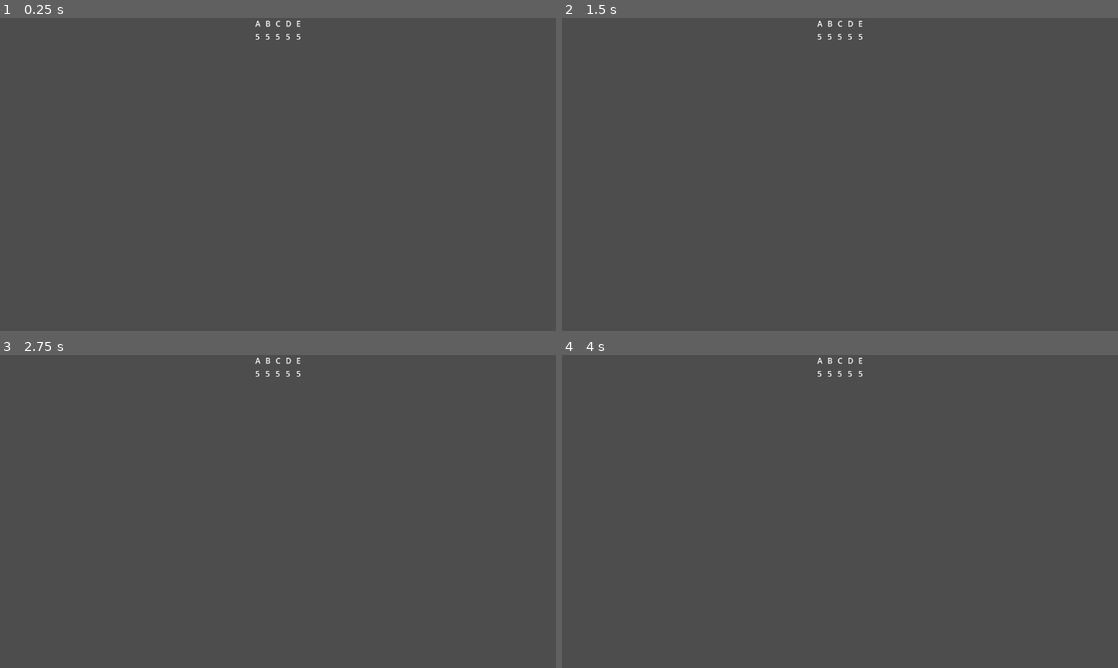
Above: before the commit, frames 1-4 (two rows, left to right).
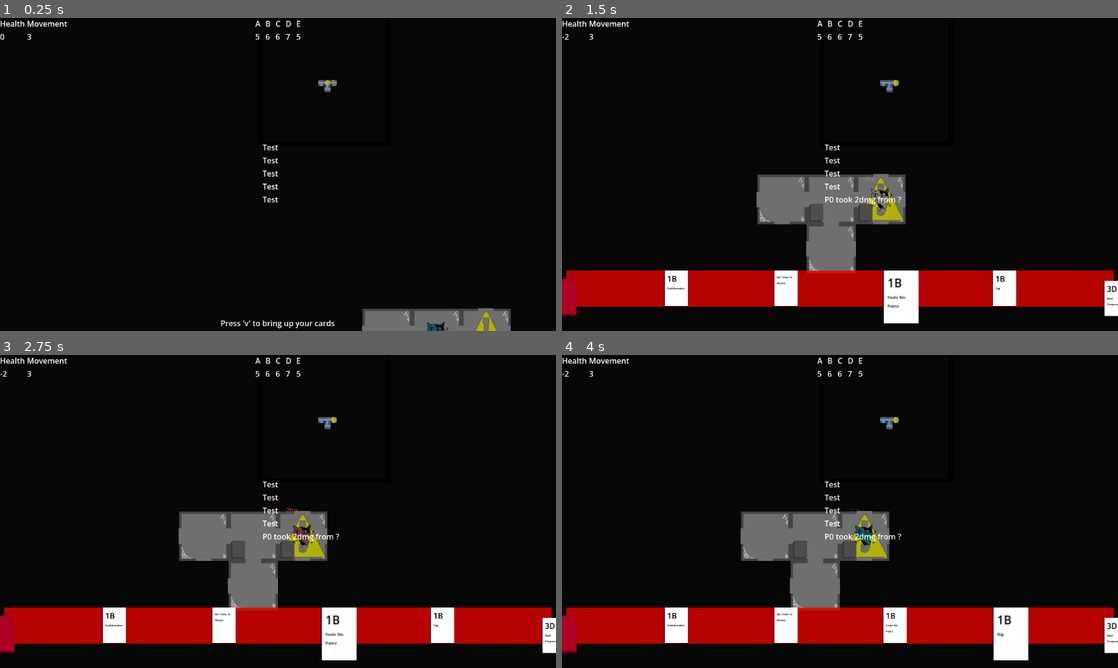
Above: after the commit, the same moments.

Repository: emrysshevek/gameganggame
Game: Godot game, scene res://scenes/GameScene.tscn
Two runs of this game, one before a commit and one after it. Both use one fixed random seed, a clock stepped at 60 frames per second and the inputs below.
Inputs (mouse positions are in pixels of both pictures, inside the frame that each line leads up to):
- Up to frame 1 (0.25 s): no input
- Up to frame 2 (1.5 s): tap V (debug_v) at 0.5, 1.25 s; move the mouse to (962, 158) at 0.52 s; hold D (move_right) 0.53-1.25 s; tap G (discard) at 0.6 s; click (962, 158) at 0.67 s; drag from (728, 190) to (812, 237) at 1.27 s
- Up to frame 3 (2.75 s): move the mouse to (333, 442) at 2.02 s; hold D (move_right) from 2.03 s (still down); tap C (toggle_cursor) at 2.1 s
- Up to frame 4 (4 s): release D (move_right) at 2.75 s; click (562, 636) at 2.75 s, where only the run after the commit has a clickable "Draw"; click (1117, 636) at 3.5 s, where only the run after the commit has a clickable "Discard"

The runs differ from the first frame. In frame 1, 99% of the frame differs, in the area x 0-100%, y 0-100%; in frame 2, 99%; in frame 3, 99%; in frame 4, 99%.
Error before the commit: Parse Error: Preload file "res://entities/character_sprite.tscn" does not exist. (res://scenes/player_screen.gd:18)

Commit message:
Get info item working for one character

Diff:
--- a/character/CharacterTurnInfo.tscn
+++ /dev/null
@@ -1,3 +0,0 @@
-[gd_scene format=3 uid="uid://oimmuh4xymu6"]
-
-[node name="CharacterTurnInfo" type="HBoxContainer" unique_id=869043649]
--- a/character/CharacterTurnInfoItem.tscn
+++ /dev/null
@@ -1,9 +0,0 @@
-[gd_scene format=3 uid="uid://fxxnjq8e4rfd"]
-
-[node name="CharacterTurnInfoItem" type="Control" unique_id=885227835]
-layout_mode = 3
-anchors_preset = 15
-anchor_right = 1.0
-anchor_bottom = 1.0
-grow_horizontal = 2
-grow_vertical = 2
--- a/character/character.gd
+++ b/character/character.gd
@@ -1,7 +1,6 @@
 class_name Character extends Node2D
 
 #region signals
-signal health_changed(which_player, old_value, new_value)
 signal move_request(which_sprite, requested_position)
 signal moved(which_player, old_coord, new_coord)
 signal died(which_player)
@@ -99,7 +98,7 @@
 func take_damage(amount:int):
 	#call this when the player takes damage to adjust their hp and play the 'animation' and popup
 	health_current -= amount
-	health_changed.emit(self, health_current + amount, health_current)
+	Events.character_health_changed.emit(self, health_current)
 	character_sprite.damage_animation()
 	character_sprite.play_pop_up("-" + str(amount) + "hp", Color("b82d1d"))
 	if health_current <= 0:
--- /dev/null
+++ b/character/character_info.gd
@@ -0,0 +1,38 @@
+class_name CharacterInfo
+extends HBoxContainer
+
+
+var _character: Character
+
+var _health_info: CharacterInfoItem
+var _movement_info: CharacterInfoItem
+
+
+func _ready() -> void:
+	_health_info = $HealthInfo
+	_movement_info = $MovementInfo
+
+	if _character:
+		_health_info.set_item_value(str(_character.health_current))
+		_movement_info.set_item_value(str(_character.movement))
+
+	Events.character_health_changed.connect(_on_health_changed)
+	Events.character_movement_value_changed.connect(_on_movement_changed)
+
+
+func set_character(character: Character) -> void:
+	_character = character
+	if _health_info:
+		_health_info.set_item_value(str(_character.health_current))
+	if _movement_info:
+		_movement_info.set_item_value(str(_character.movement))
+
+
+func _on_health_changed(character: Character, new_value: int) -> void:
+	if character == _character:
+		_health_info.set_item_value(str(new_value))
+
+
+func _on_movement_changed(character: Character, _old_value: int, new_value: int) -> void:
+	if character == _character:
+		_movement_info.set_item_value(str(new_value))
--- /dev/null
+++ b/character/character_info.tscn
@@ -0,0 +1,15 @@
+[gd_scene format=3 uid="uid://oimmuh4xymu6"]
+
+[ext_resource type="Script" uid="uid://bn7efd1dkixmm" path="res://character/character_info.gd" id="1_p6pnj"]
+[ext_resource type="PackedScene" uid="uid://fxxnjq8e4rfd" path="res://character/character_info_item.tscn" id="1_pghuw"]
+
+[node name="CharacterInfo" type="HBoxContainer" unique_id=869043649]
+script = ExtResource("1_p6pnj")
+
+[node name="HealthInfo" parent="." unique_id=1525419520 instance=ExtResource("1_pghuw")]
+layout_mode = 2
+item_name = "Health"
+
+[node name="MovementInfo" parent="." unique_id=1846791139 instance=ExtResource("1_pghuw")]
+layout_mode = 2
+item_name = "Movement"
--- /dev/null
+++ b/character/character_info_item.gd
@@ -0,0 +1,24 @@
+class_name CharacterInfoItem
+extends VBoxContainer
+
+
+@export
+var item_name: String
+
+var _item_name_label: Label
+
+var _item_value_label: Label
+
+
+func _ready() -> void:
+	_item_name_label = $ItemNameLabel
+	_item_value_label = $ItemValueLabel
+	set_item_name(item_name)
+
+
+func set_item_name(new_name: String) -> void:
+	_item_name_label.text = new_name
+
+
+func set_item_value(new_value: String) -> void:
+	_item_value_label.text = new_value
--- /dev/null
+++ b/character/character_info_item.tscn
@@ -0,0 +1,17 @@
+[gd_scene format=3 uid="uid://fxxnjq8e4rfd"]
+
+[ext_resource type="Script" uid="uid://blvuktvlfuslh" path="res://character/character_info_item.gd" id="1_73qgo"]
+
+[node name="CharacterInfoItem" type="VBoxContainer" unique_id=1525419520]
+anchors_preset = 15
+anchor_right = 1.0
+anchor_bottom = 1.0
+grow_horizontal = 2
+grow_vertical = 2
+script = ExtResource("1_73qgo")
+
+[node name="ItemNameLabel" type="Label" parent="." unique_id=431971340]
+layout_mode = 2
+
+[node name="ItemValueLabel" type="Label" parent="." unique_id=1510972956]
+layout_mode = 2
--- a/global/Events.gd
+++ b/global/Events.gd
@@ -33,6 +33,8 @@
 signal looted_cards(_character: Character)
 signal forced_discard(_character: Character, effect_source)
 signal character_movement_value_changed(_character: Character, old_value: int, new_value: int)
+signal character_health_changed(_character: Character, new_value: int)
+
 #endregion
 
 #region Tile
--- a/scenes/game_scene.gd
+++ b/scenes/game_scene.gd
@@ -17,7 +17,7 @@
 @onready var player_viewport_scene := preload("res://scenes/player_subviewport.tscn")
 @onready var card_manager_scene: PackedScene = preload("res://cards/card_manager.tscn")
 @onready var deck_scene := preload("res://cards/Deck.tscn")
-@onready var character_sprite_scene := preload("res://entities/character_sprite.tscn")
+@onready var character_sprite_scene := preload("res://character/character_sprite.tscn")
 @onready var pism_scene := preload("res://input/state_machine/PlayerInputStateMachine.tscn")
 @onready var card_scene :=preload("res://cards/card.tscn")
 
@@ -102,7 +102,7 @@
 			$PlayerAreas/Control/VBoxContainer/BotRow.add_child(new_player_area)
 
 		#setup new character and their input manager and state machines
-		var new_character = preload("res://entities/character.tscn").instantiate()
+		var new_character = preload("res://character/character.tscn").instantiate()
 		var player_input_manager := InputManager.get_player_input_manager(i)
 		var pis_machine: PlayerInputStateMachine = pism_scene.instantiate()
 		new_character.setup_new_character(i, pis_machine)
@@ -132,6 +132,7 @@
 		player_screen.card_manager.input_state_machine = pis_machine
 		player_screen.origin_viewport = origin_viewport
 		player_screen.player_id = i
+		player_screen.character_info.set_character(new_character)
 		player_areas[i].add_child(player_screen)
 		player_screen.card_manager.shuffle_draw()
 		player_screens.append(player_screen)
--- a/scenes/origin_viewport.gd
+++ b/scenes/origin_viewport.gd
@@ -4,7 +4,7 @@
 
 #region properties
 #loading scenes used
-@onready var character_sprite = preload("res://entities/character_sprite.tscn")
+@onready var character_sprite = preload("res://character/character_sprite.tscn")
 @onready var player_viewport = preload("res://scenes/player_subviewport.tscn")
 @onready var grid_sprite = preload("res://entities/grid_sprite.tscn")
 @onready var cursor_sprite = preload("res://entities/cursor_sprite.tscn")
--- a/scenes/player_screen.gd
+++ b/scenes/player_screen.gd
@@ -9,13 +9,14 @@
 @export var player_id: int
 @export var origin_viewport: OriginViewport
 @export var _player_view_zoom:Vector2 = Vector2(1.6,1.6)
+@export var character_info: CharacterInfo
 
 # scenes
 @onready var player_screen_scene := preload("res://scenes/player_screen.tscn")
 @onready var player_viewport_scene := preload("res://scenes/player_subviewport.tscn")
 @onready var card_manager_scene: PackedScene = preload("res://cards/card_manager.tscn")
 @onready var deck_scene := preload("res://cards/Deck.tscn")
-@onready var character_sprite_scene := preload("res://entities/character_sprite.tscn")
+@onready var character_sprite_scene := preload("res://character/character_sprite.tscn")
 
 
 func _ready() -> void:
--- a/scenes/player_screen.tscn
+++ b/scenes/player_screen.tscn
@@ -3,8 +3,9 @@
 [ext_resource type="Script" uid="uid://bvmeh2tm3dqyj" path="res://scenes/player_screen.gd" id="1_5wr03"]
 [ext_resource type="PackedScene" uid="uid://ddyypebo34d8o" path="res://scenes/player_subviewport.tscn" id="2_nihkf"]
 [ext_resource type="PackedScene" uid="uid://ba3gjrvqdpach" path="res://cards/card_manager.tscn" id="3_dqqwp"]
+[ext_resource type="PackedScene" uid="uid://oimmuh4xymu6" path="res://character/character_info.tscn" id="3_nihkf"]
 
-[node name="PlayerScreen" type="Control" unique_id=1718520440 node_paths=PackedStringArray("player_sub_viewport", "card_manager", "turn_ended_overlay")]
+[node name="PlayerScreen" type="Control" unique_id=1718520440 node_paths=PackedStringArray("player_sub_viewport", "card_manager", "turn_ended_overlay", "character_info")]
 layout_mode = 3
 anchors_preset = 15
 anchor_right = 1.0
@@ -15,9 +16,13 @@
 player_sub_viewport = NodePath("PlayerSubViewportContainer")
 card_manager = NodePath("CardManager")
 turn_ended_overlay = NodePath("TurnEndedOverlay")
+character_info = NodePath("CharacterInfo")
 
 [node name="PlayerSubViewportContainer" parent="." unique_id=456104485 instance=ExtResource("2_nihkf")]
 layout_mode = 1
+
+[node name="CharacterInfo" parent="." unique_id=869043649 instance=ExtResource("3_nihkf")]
+layout_mode = 0
 
 [node name="CardManager" parent="." unique_id=810966713 instance=ExtResource("3_dqqwp")]
 layout_mode = 1
Not shown, added: character/character_info.gd.uid
Not shown, added: character/character_info_item.gd.uid
Renamed: character/CharacterSprite.tscn -> character/character_sprite.tscn
Not shown, removed: scenes/GameScene.tscn1486990161.tmp
